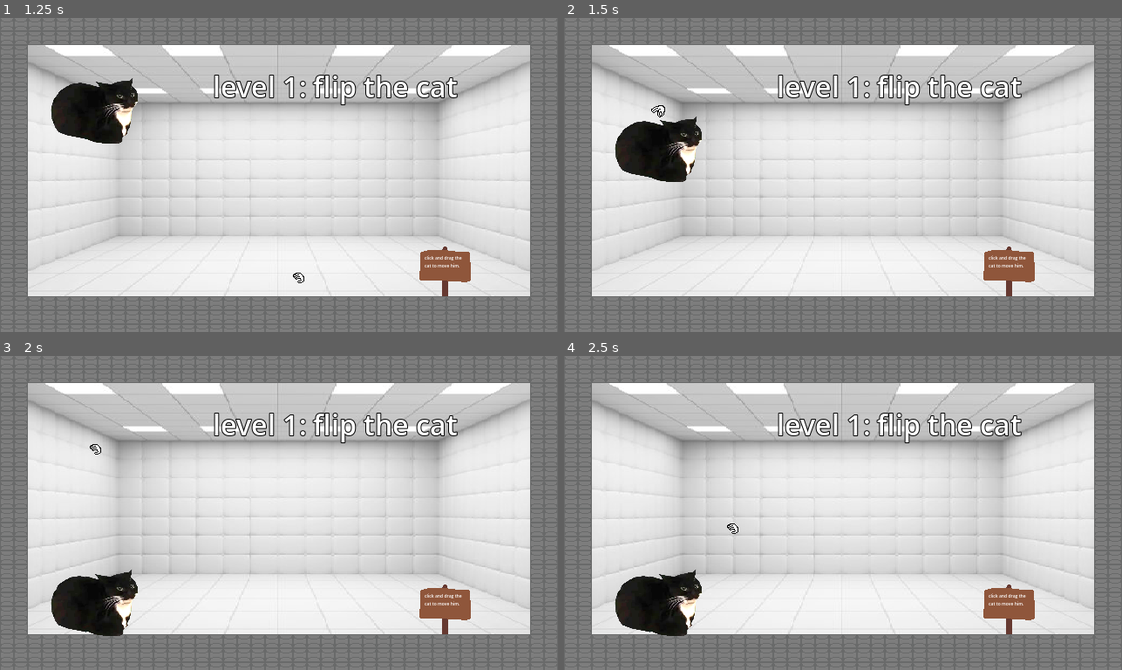
Above: before the commit, frames 1-4 (two rows, left to right).
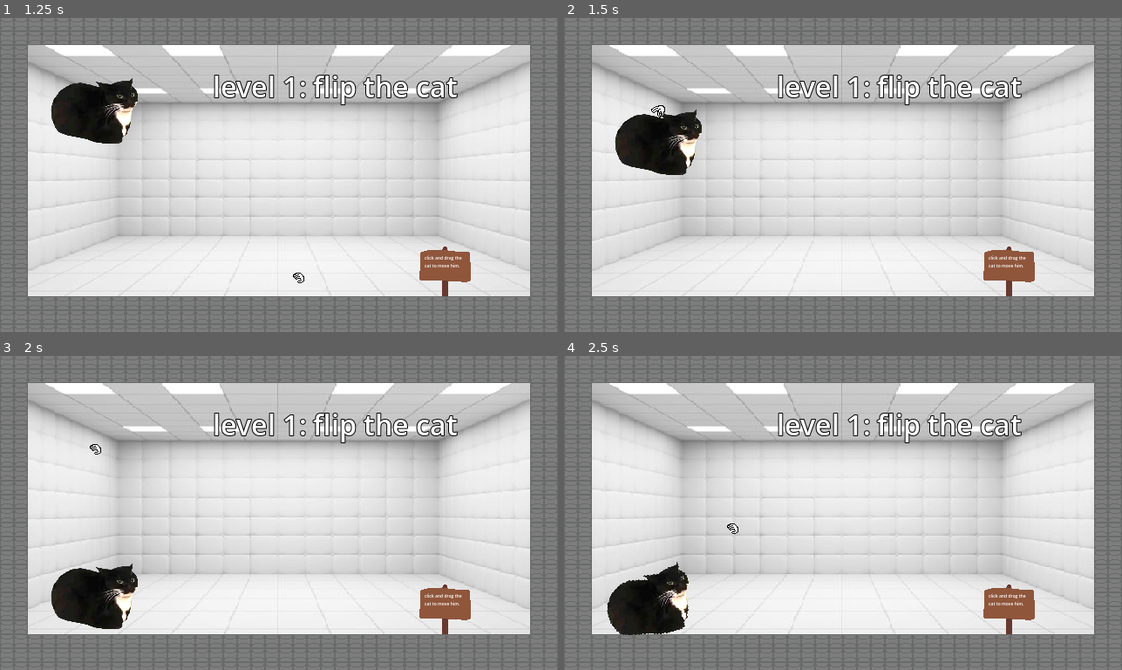
Above: after the commit, the same moments.

Repository: EuclideanBoi/cat-flipper
Game: Godot game, scene res://scenes/mainmenu.tscn
Two runs of this game, one before a commit and one after it. Both use one fixed random seed, a clock stepped at 60 frames per second and the inputs below.
Inputs (mouse positions are in pixels of both pictures, inside the frame that each line leads up to):
- Up to frame 1 (1.25 s): click (295, 278) at 0.5 s
- Up to frame 2 (1.5 s): move the mouse to (658, 112) at 1.27 s; click (658, 112) at 1.42 s
- Up to frame 3 (2 s): no input
- Up to frame 4 (2.5 s): move the mouse to (731, 528) at 2.02 s; click (731, 528) at 2.17 s

Frame 1 is identical in both runs. In frame 2, 1.0% of the frame differs, in the area x 9-25%, y 29-53%; in frame 3, 1.1%; in frame 4, 1.1%, in the area x 7-25%, y 65-90%.
Error before the commit: Parse Error: Identifier "dead" not declared in the current scope. (res://scripts/maxwell.gd:62)

Commit message:
Typo

Diff:
--- a/scripts/maxwell.gd
+++ b/scripts/maxwell.gd
@@ -59,7 +59,7 @@
 	mouseentered = false
 
 func _on_body_shape_entered(body_rid: RID, body: Node, _body_shape_index: int, _local_shape_index: int) -> void:
-	if dead:
+	if not alive:
 		return
 	if not (body is TileMapLayer):
 		return
